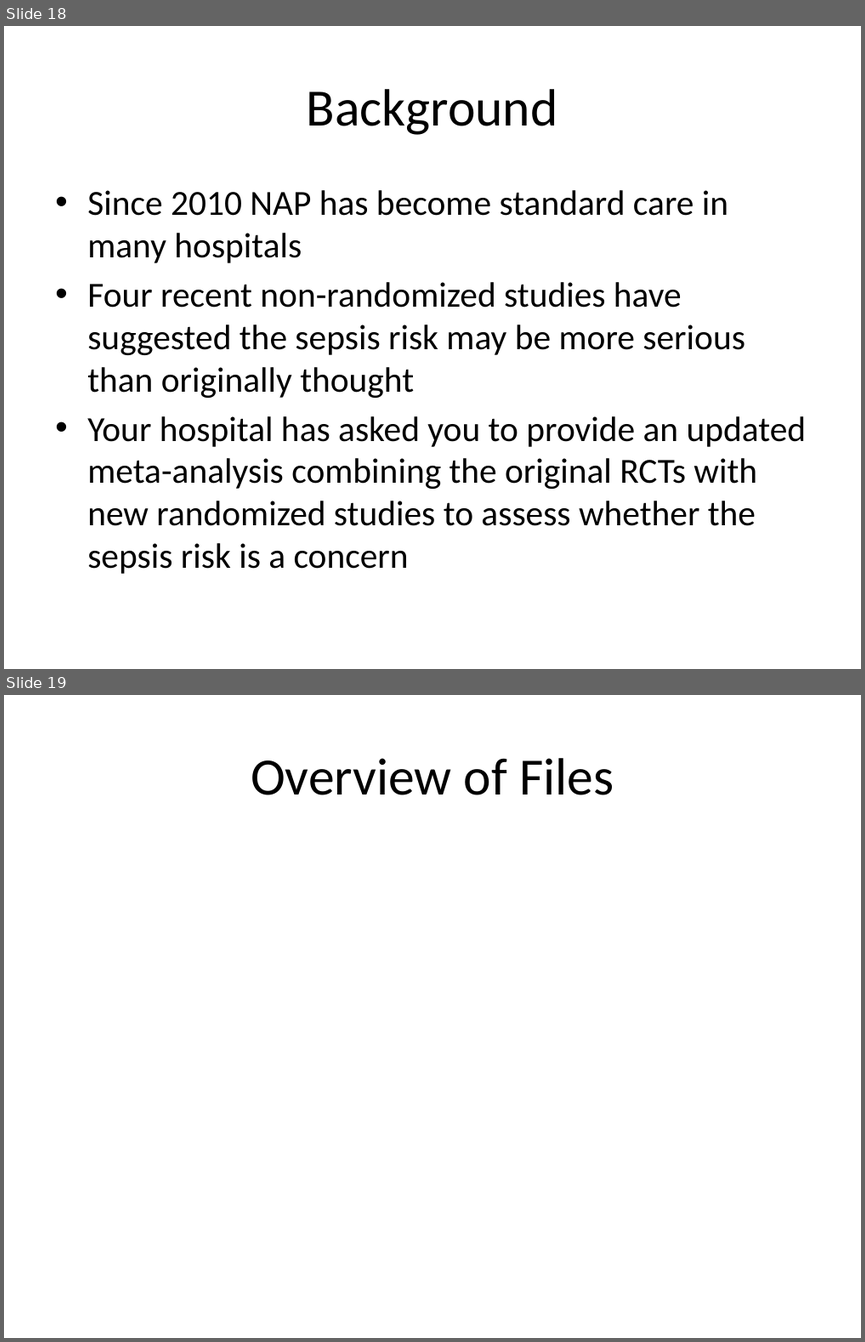
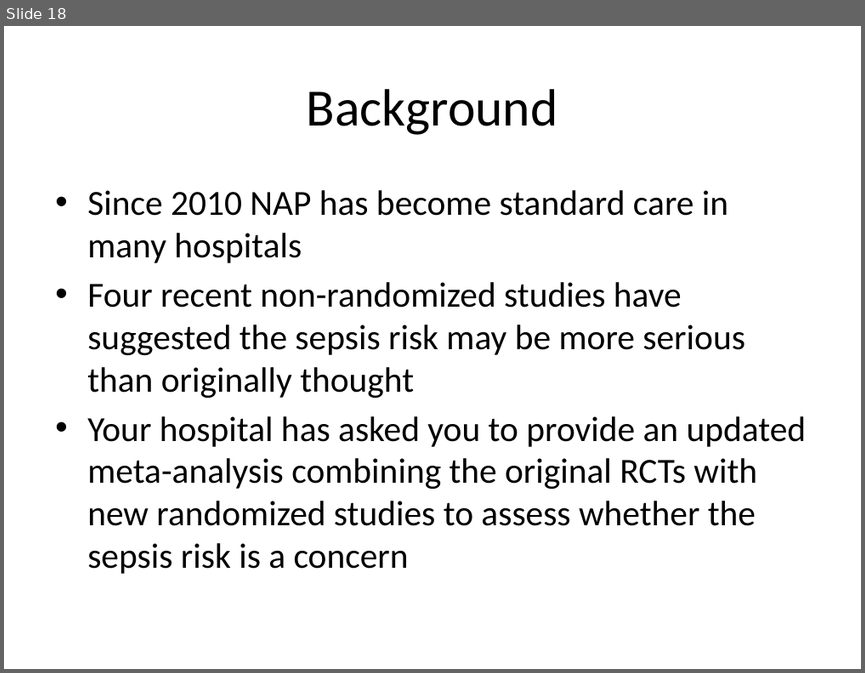
Before and after one commit to timdisher/smdm_obs, a slide deck: 15_hands_on/smdm_rct_nrs_handson.pptx. Shown one above the other, each under a label of ours: slides 18 and 19 before the commit, slide 18 after it. The pictures are 865x1342 and 865x673 pixels, drawn with LibreOffice and Linux fonts; fonts in the diff are those of the drawing; background and template pictures are left out. Boxes give left, top, right and bottom in pixels: in the first picture for what was removed or moved away, otherwise in the second. Text is boxed around its words. In the diff, an @@ line names an element or a change of style, - is before the commit and + after.

```diff
--- a/15_hands_on/smdm_rct_nrs_handson.pptx
+++ b/15_hands_on/smdm_rct_nrs_handson.pptx
@@ slide 19 removed at [4, 695, 861, 1338], background #FFFFFF @@
@@ title removed at [250, 758, 613, 795] @@
-Overview of Files
```
Also in this commit, not shown: 4 other files.
